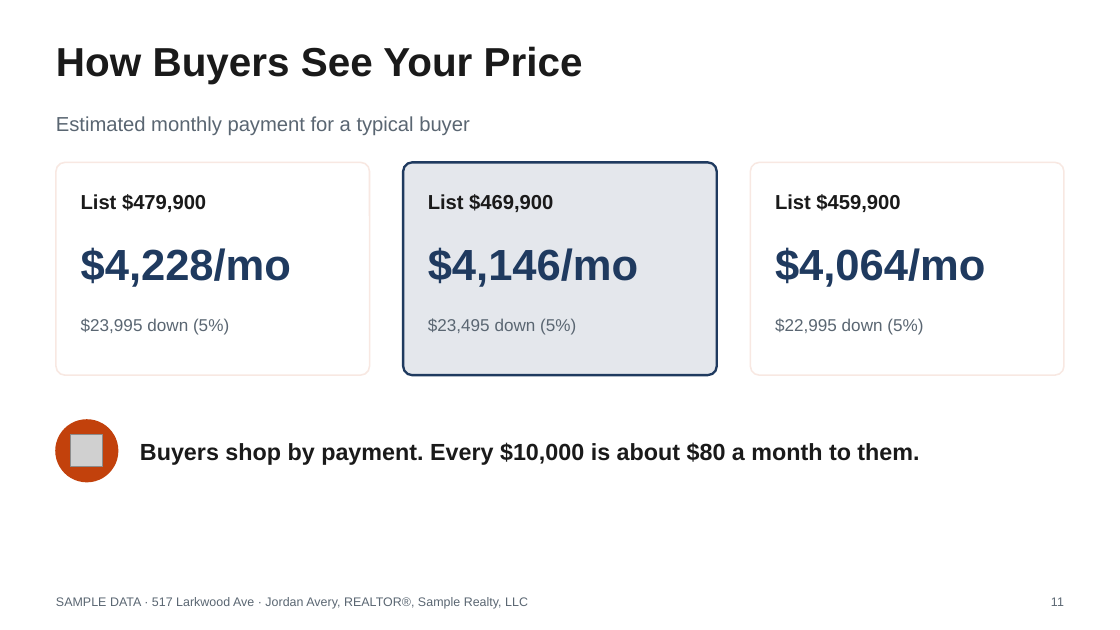
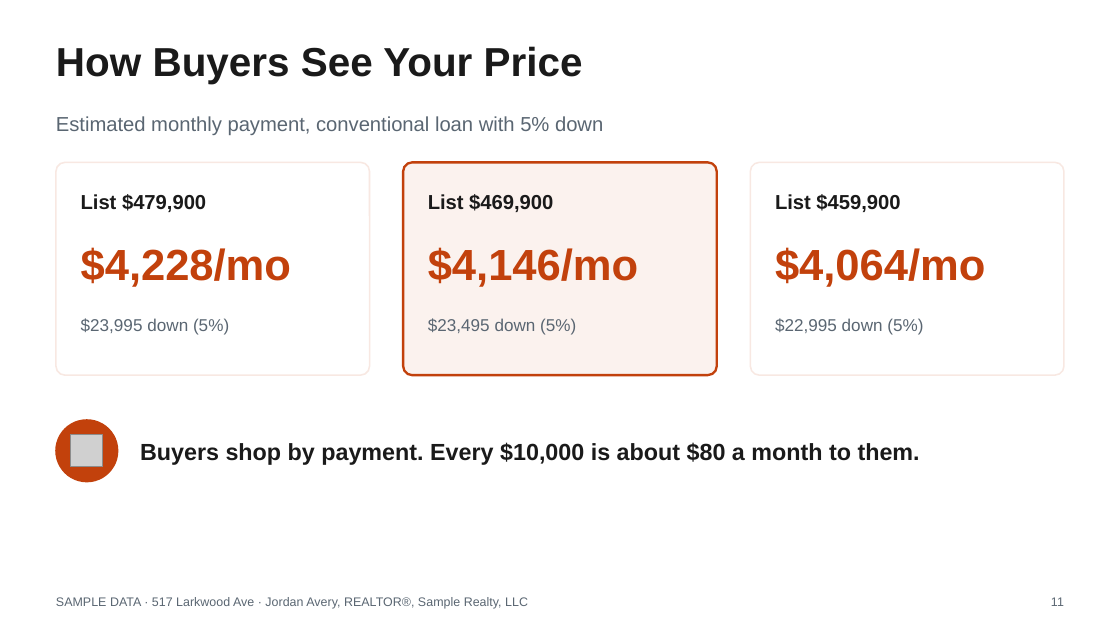
Before and after one commit to axelrivera/real-estate-skills, a slide deck: slide 11 of samples/seller-cma/517-Larkwood-Ave-Listing-Presentation.pptx. Drawn at 1120x630 pixels with LibreOffice and Linux fonts; fonts in the diff are those of the drawing; grey boxes stand for pictures. Boxes give left, top, right and bottom in pixels: in the first picture for what was removed or moved away, otherwise in the second. Text is boxed around its words. In the diff, an @@ line names an element or a change of style, - is before the commit and + after.

```diff
--- a/samples/seller-cma/517-Larkwood-Ave-Listing-Presentation.pptx
+++ b/samples/seller-cma/517-Larkwood-Ave-Listing-Presentation.pptx
@@ text at (56, 116, 603, 135): text changed @@
-Estimated monthly payment for a typical buyer
+Estimated monthly payment, conventional loan with 5% down
@@ rounded rectangle at (403, 162, 717, 375): fill #E4E7EC to #FBF2EE; outline #1F3A5F 1.5 pt to #C2410C 1.5 pt @@
@@ text colour #1F3A5F to #C2410C in 3 elements at (81, 247, 291, 287), (428, 247, 638, 287), (775, 247, 985, 287) @@
```
Also in this commit, not shown: 14 other slides changed, 35 other files.
